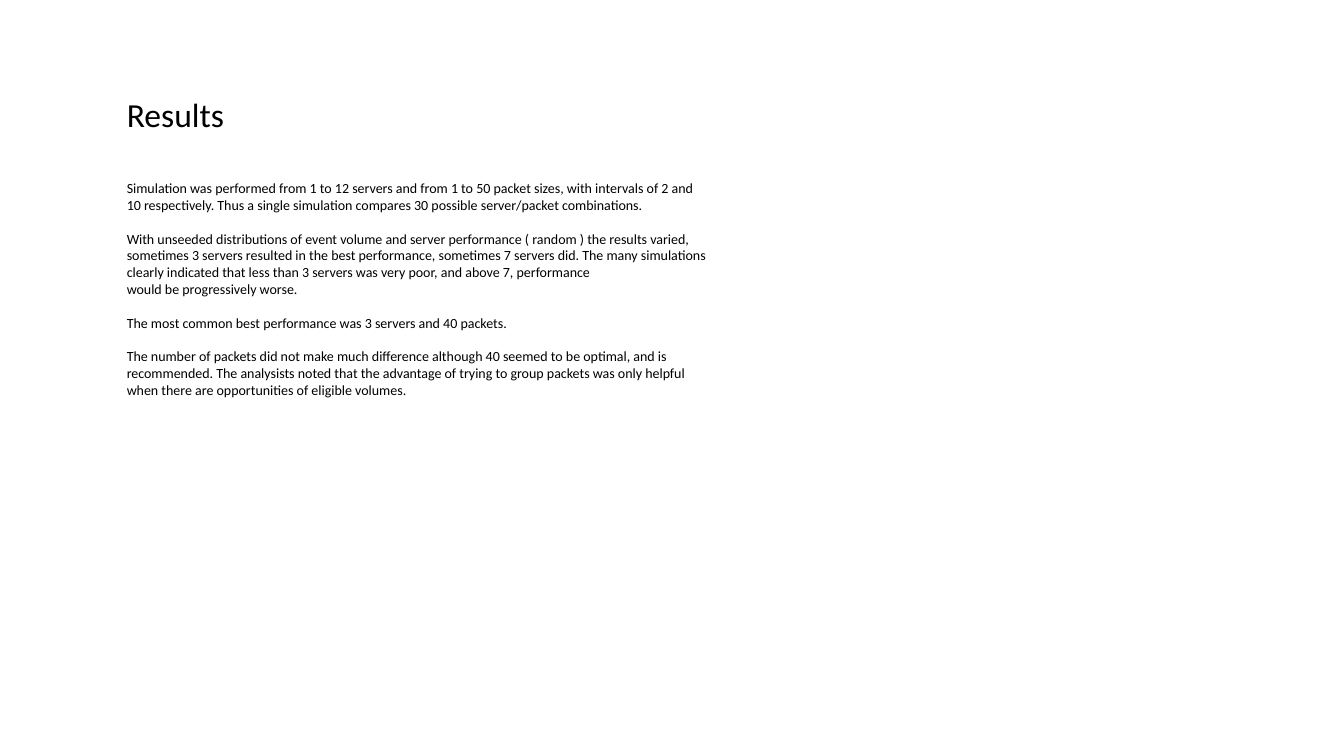
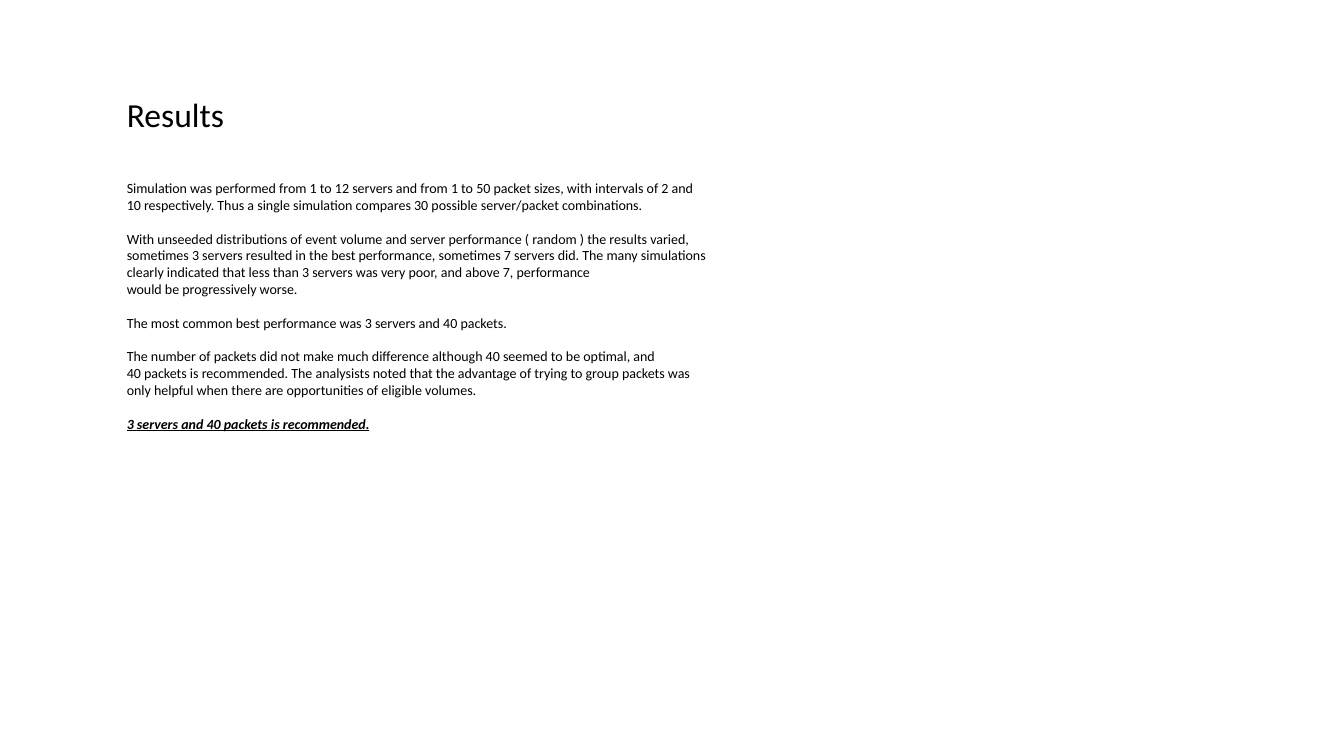
Before and after one commit to TheReallyBigApple/CunyAssignments, a slide deck: slide 10 of Data604/Data604_Project_ServerOptimization.pptx. Drawn at 1344x756 pixels with LibreOffice and Linux fonts; fonts in the diff are those of the drawing. Boxes give left, top, right and bottom in pixels: in the first picture for what was removed or moved away, otherwise in the second. Text is boxed around its words. In the diff, an @@ line names an element or a change of style, - is before the commit and + after.

```diff
--- a/Data604/Data604_Project_ServerOptimization.pptx
+++ b/Data604/Data604_Project_ServerOptimization.pptx
@@ text at bbox=[127, 351, 690, 432]: text changed @@
-The number of packets did not make much difference although 40 seemed to be optimal, and is recommended. The analysists noted that the advantage of trying to group packets was only helpful when there are opportunities of eligible volumes.
+The number of packets did not make much difference although 40 seemed to be optimal, and
+40 packets is recommended. The analysists noted that the advantage of trying to group packets was only helpful when there are opportunities of eligible volumes.
+3 servers and 40 packets is recommended.
```
Also in this commit, not shown: 1 other slide changed.
